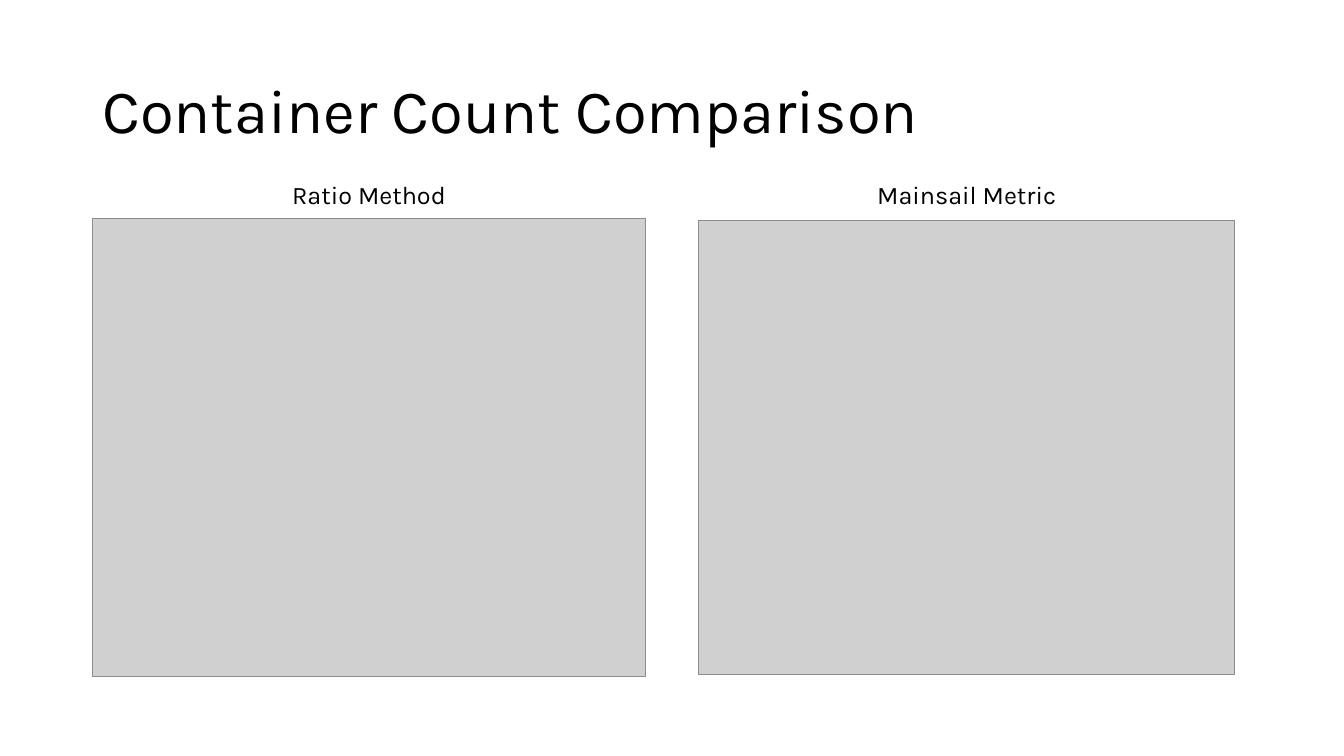
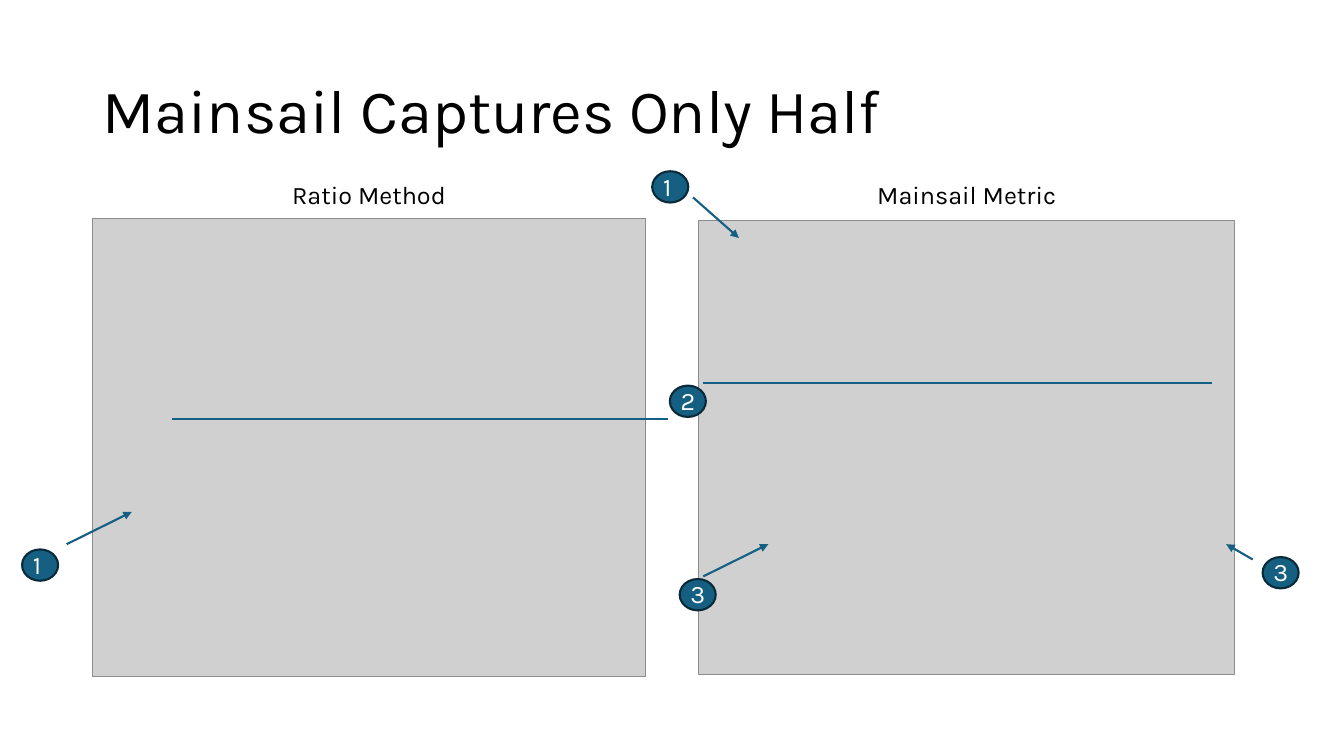
Before and after one commit to billjohnson-carrix/python, a slide deck: slide 2 of dwell time aggregations/Dwell Time Aggregations.pptx (slide 8 before the commit). Drawn at 1344x756 pixels with LibreOffice and Linux fonts; fonts in the diff are those of the drawing; grey boxes stand for pictures. Boxes give left, top, right and bottom in pixels: in the first picture for what was removed or moved away, otherwise in the second. Text is boxed around its words. In the diff, an @@ line names an element or a change of style, - is before the commit and + after.

```diff
--- a/dwell time aggregations/Dwell Time Aggregations.pptx
+++ b/dwell time aggregations/Dwell Time Aggregations.pptx
@@ title at box(102, 90, 880, 148): text changed @@
-Container Count Comparison
+Mainsail Captures Only Half
@@ ellipse added at box(652, 171, 689, 203), fill #156082, outline #092A39 1.5 pt @@
@@ text added at box(663, 173, 671, 202), 18 pt, text #FFFFFF @@
+1
@@ arrow added from (694, 198) to (739, 238), #156082 1.5 pt @@
@@ ellipse added at box(670, 386, 707, 417), fill #156082, outline #092A39 1.5 pt @@
@@ line added from (1212, 383) to (704, 383), #156082 1.5 pt @@
@@ line added from (172, 419) to (668, 419), #156082 1.5 pt @@
@@ text added at box(681, 394, 696, 417), 18 pt, text #FFFFFF @@
+2
@@ arrow added from (67, 544) to (132, 512), #156082 1.5 pt @@
@@ ellipse added at box(22, 549, 58, 581), fill #156082, outline #092A39 1.5 pt @@
@@ text added at box(33, 551, 41, 580), 18 pt, text #FFFFFF @@
+1
@@ arrow added from (704, 577) to (768, 544), #156082 1.5 pt @@
@@ arrow added from (1253, 560) to (1227, 544), #156082 1.5 pt @@
@@ ellipse added at box(1263, 558, 1300, 589), fill #156082, outline #092A39 1.5 pt @@
@@ text added at box(1273, 559, 1288, 588), 18 pt, text #FFFFFF @@
+3
@@ ellipse added at box(680, 579, 716, 610), fill #156082, outline #092A39 1.5 pt @@
@@ text added at box(690, 581, 705, 610), 18 pt, text #FFFFFF @@
+3
```
Also in this commit, not shown: 3 other slides changed, 1 slide added, 5 other files.
